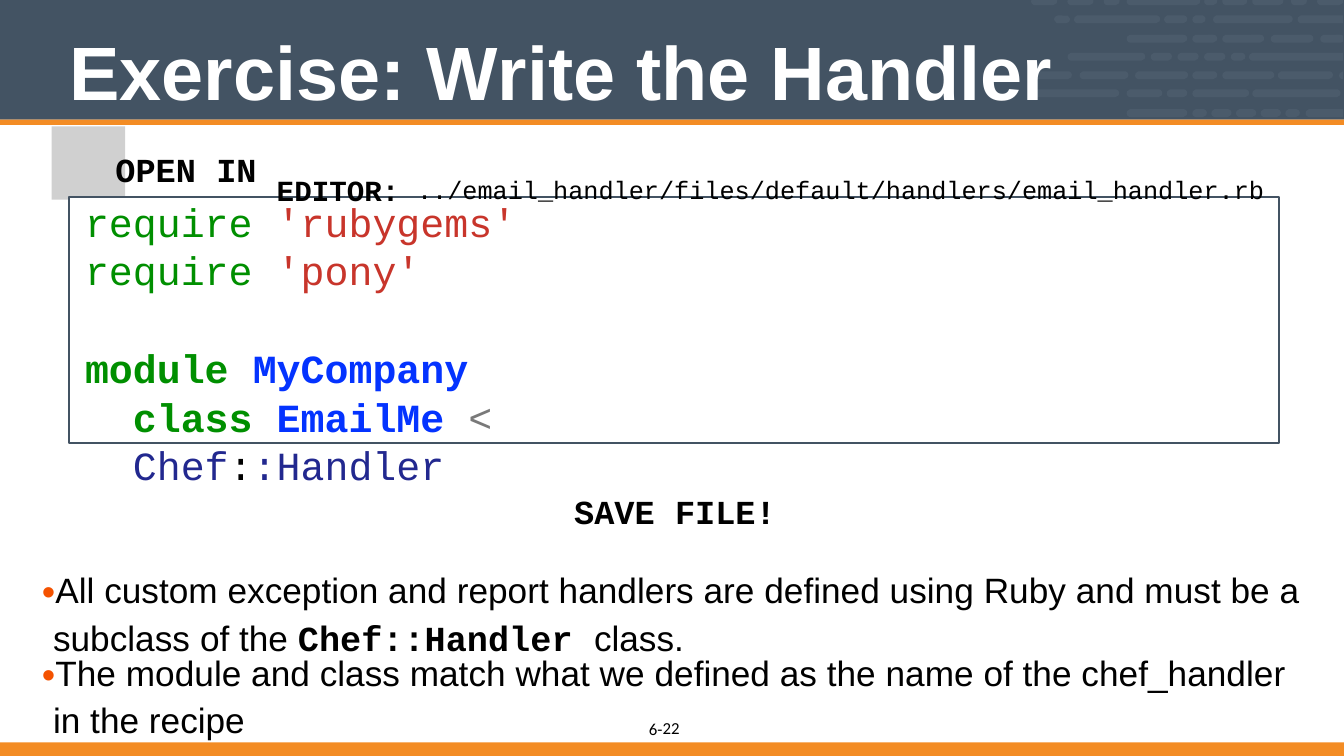
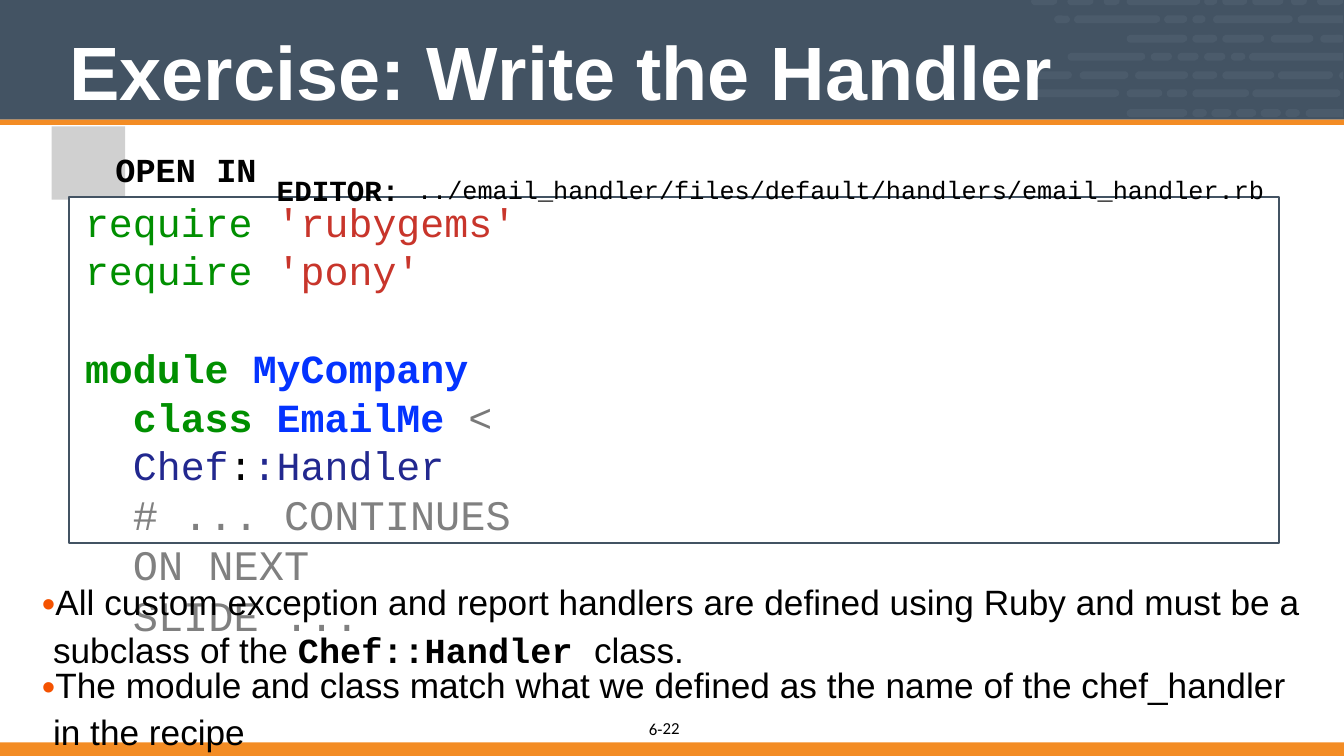
Before and after one commit to vinyar/chef-intermediate, a slide deck: slide 22 of 06-implementing_chef_handlers.pptx. Drawn at 1344x756 pixels with LibreOffice and Linux fonts; fonts in the diff are those of the drawing; grey boxes stand for pictures. Boxes give left, top, right and bottom in pixels: in the first picture for what was removed or moved away, otherwise in the second. Text is boxed around its words. In the diff, an @@ line names an element or a change of style, - is before the commit and + after.

```diff
--- a/06-implementing_chef_handlers.pptx
+++ b/06-implementing_chef_handlers.pptx
@@ rectangle "require 'rubygems' require 'pony'": place and size @@
-rectangle "require 'rubygems' require 'pony'" at (70,197,1279,443)
+rectangle "require 'rubygems' require 'pony'" at (70,197,1279,543)
@@ text in rectangle at (133,502,511,643): paragraph added @@
+# ... CONTINUES ON NEXT SLIDE ...
@@ text at (574,501,776,525): paragraph removed @@
-SAVE FILE!
@@ text "•All custom exception and report ...": place and size @@
-text "•All custom exception and report ..." at (53,501,1300,693)
+text "•All custom exception and report ..." at (53,589,1300,751)
```
Also in this commit, not shown: 9 other slides changed.
